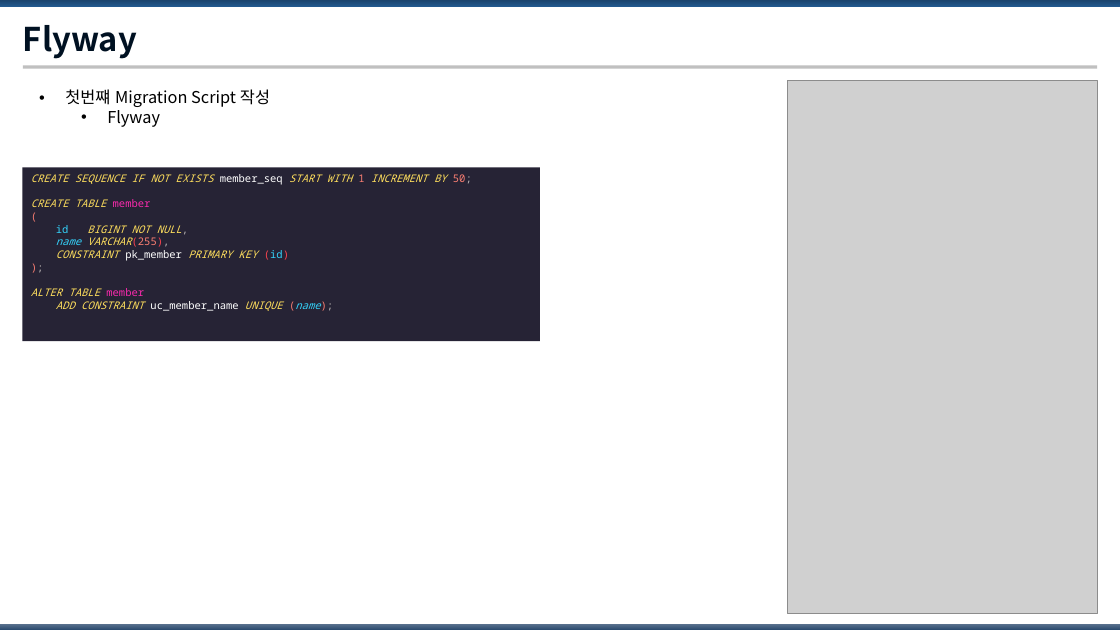
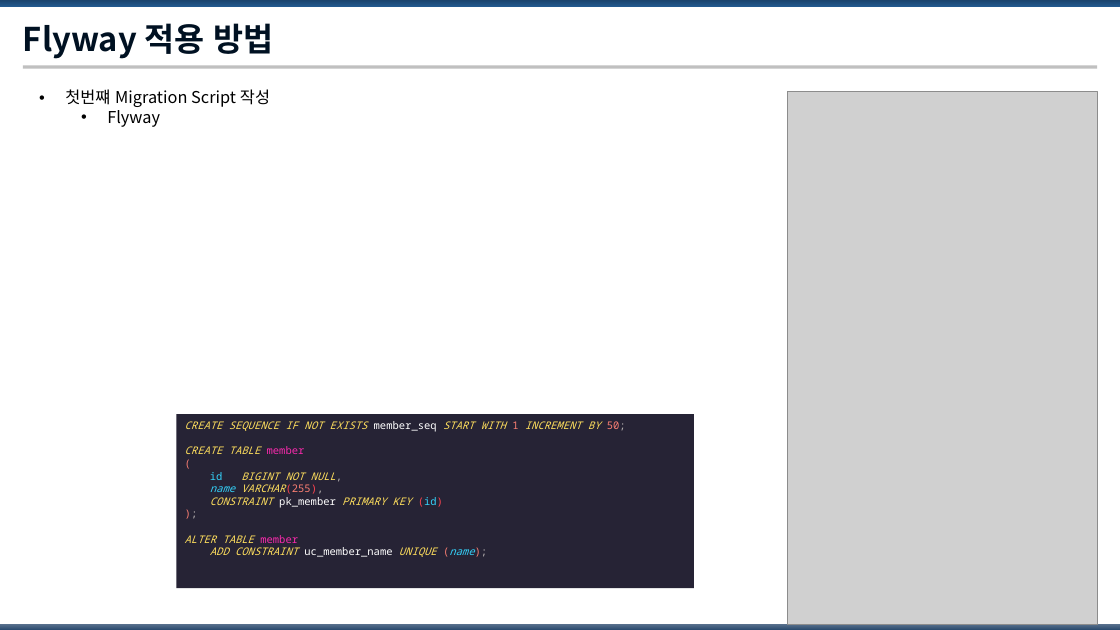
Before and after one commit to Park-Seung-Hun/flyway-test, a slide deck: slide 10 of Database Migration Tool.pptx. Drawn at 1120x630 pixels with LibreOffice and Linux fonts; fonts in the diff are those of the drawing; grey boxes stand for pictures. Boxes give left, top, right and bottom in pixels: in the first picture for what was removed or moved away, otherwise in the second. Text is boxed around its words. In the diff, an @@ line names an element or a change of style, - is before the commit and + after.

```diff
--- a/Database Migration Tool.pptx
+++ b/Database Migration Tool.pptx
@@ title at (x1=23, y1=23, x2=273, y2=59): text changed @@
-Flyway
+Flyway 적용 방법
@@ picture moved from (x1=788, y1=81, x2=1097, y2=614) to (x1=788, y1=92, x2=1097, y2=625) @@
@@ rectangle "CREATE SEQUENCE IF NOT EXISTS ..." moved from (x1=23, y1=167, x2=540, y2=341) to (x1=176, y1=414, x2=694, y2=588) @@
```
Also in this commit, not shown: 8 other slides changed, 2 slides added, 3 slides removed, 3 other files.
